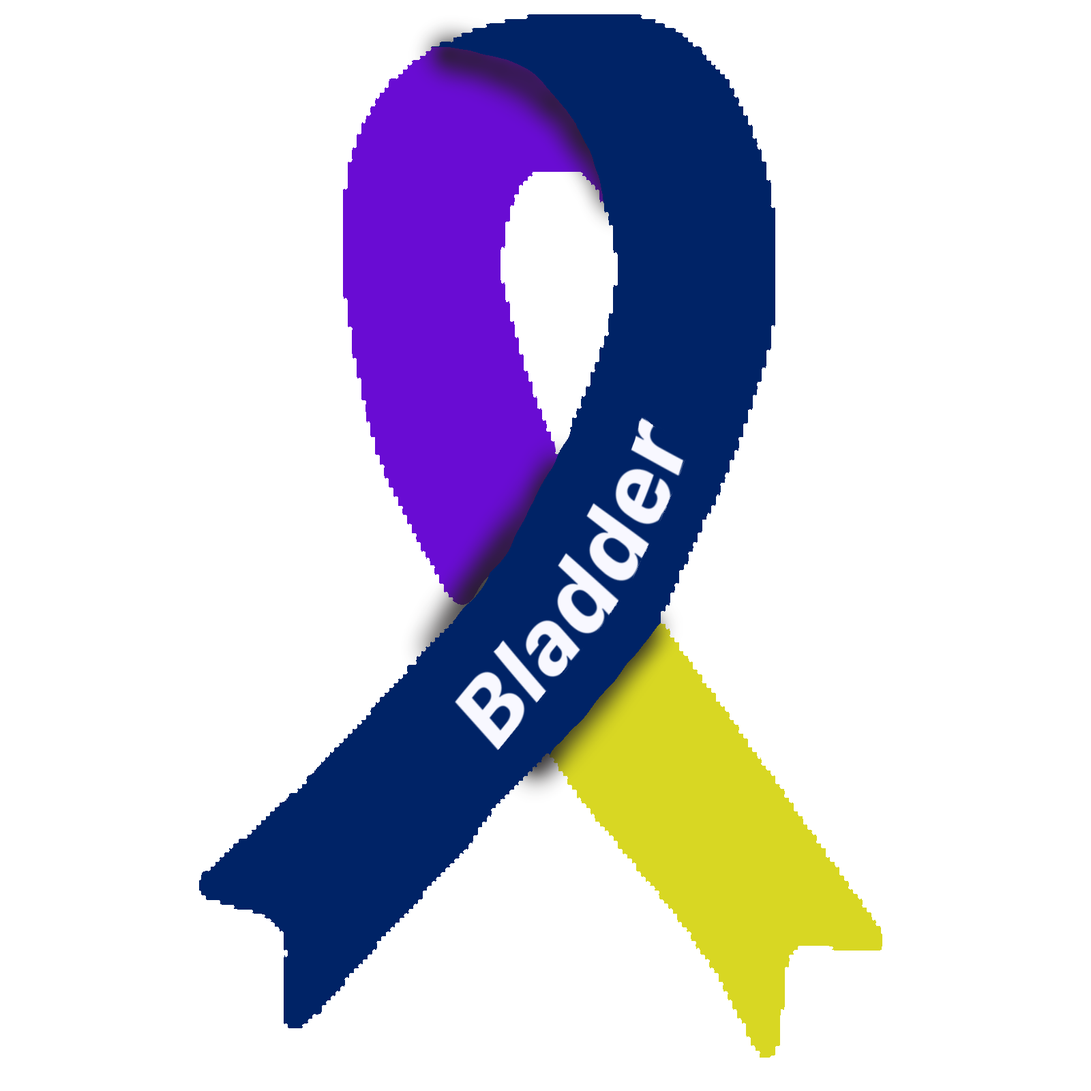
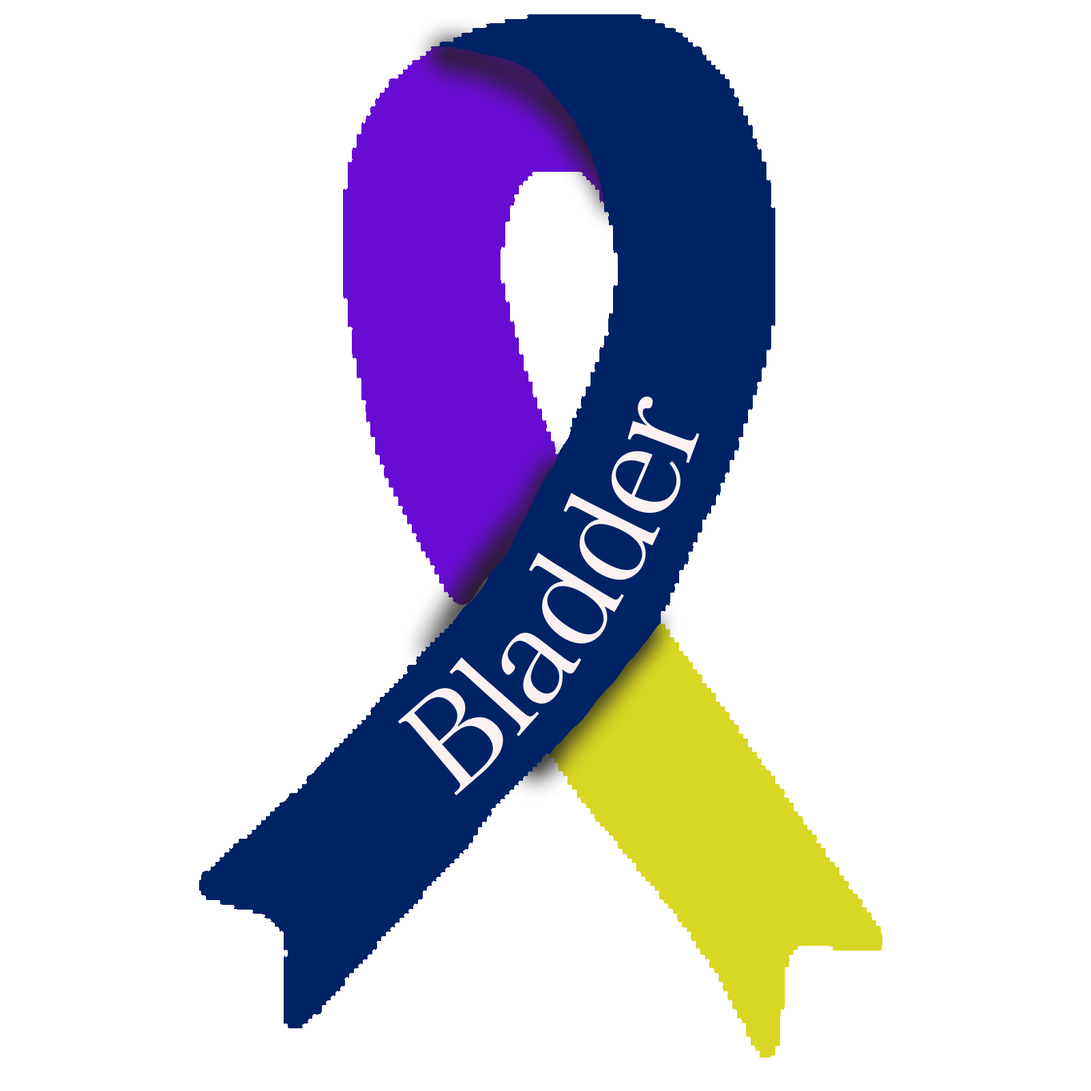
The second 1091 x 1091 image is a revision of the first. Changes to its layers:
added layer "text path" above "Bladder" over [397, 396, 700, 797]
hid "Bladder ..." over [454, 416, 687, 751]
